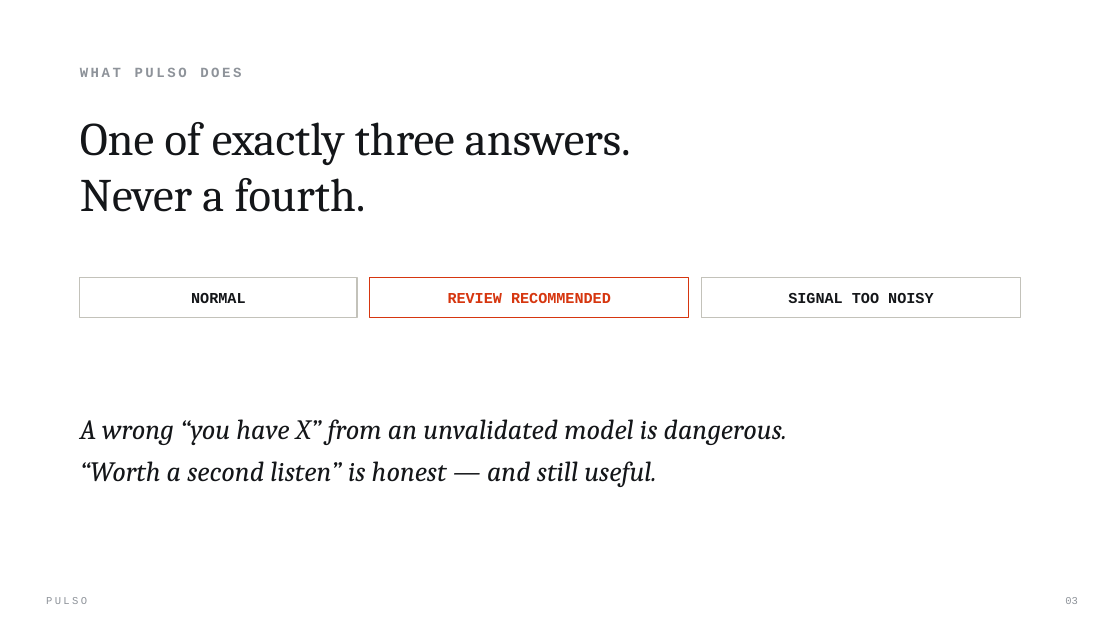
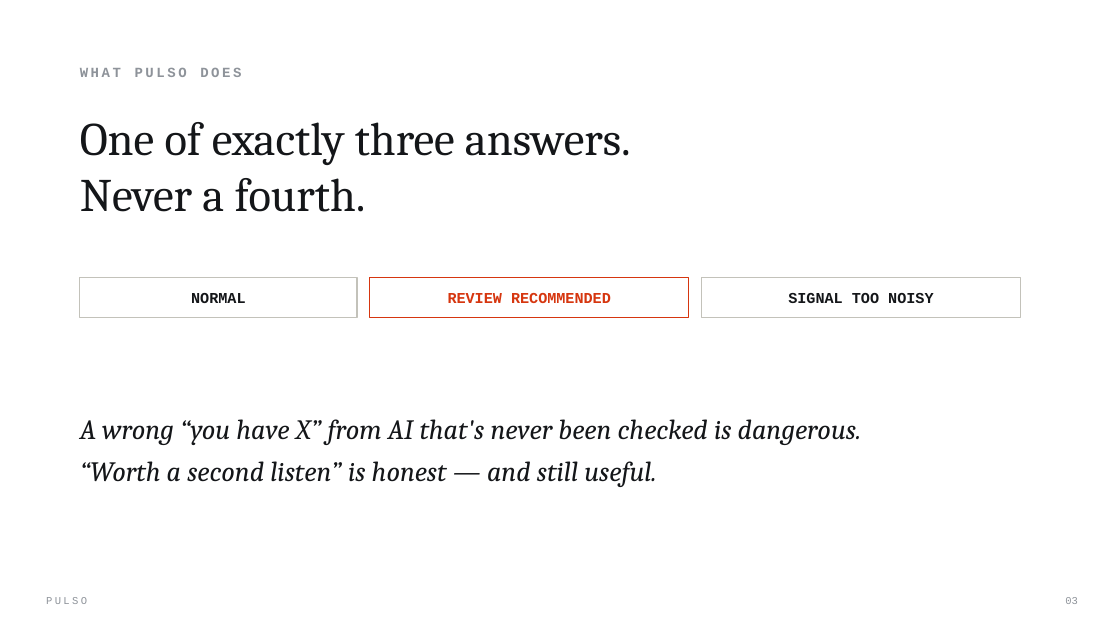
Before and after one commit to Davuddevelop/Pulso, a slide deck: slide 3 of presentation/Pulso_Pitch_Deck.pptx. Drawn at 1120x630 pixels with LibreOffice and Linux fonts; fonts in the diff are those of the drawing; background and template pictures are left out. Boxes give left, top, right and bottom in pixels: in the first picture for what was removed or moved away, otherwise in the second. Text is boxed around its words. In the diff, an @@ line names an element or a change of style, - is before the commit and + after.

```diff
--- a/presentation/Pulso_Pitch_Deck.pptx
+++ b/presentation/Pulso_Pitch_Deck.pptx
@@ text at [80,419,861,445]: text changed @@
-A wrong “you have X” from an unvalidated model is dangerous.
+A wrong “you have X” from AI that's never been checked is dangerous.
```
Also in this commit, not shown: 3 other slides changed.
